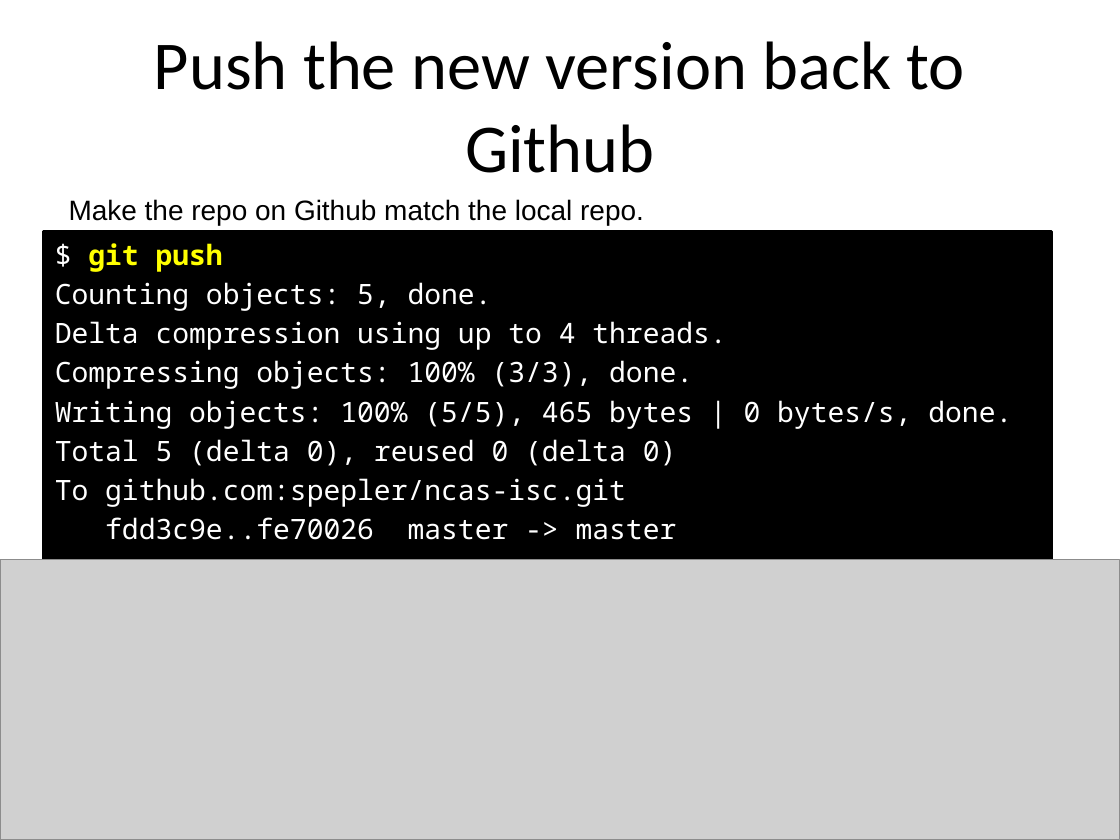
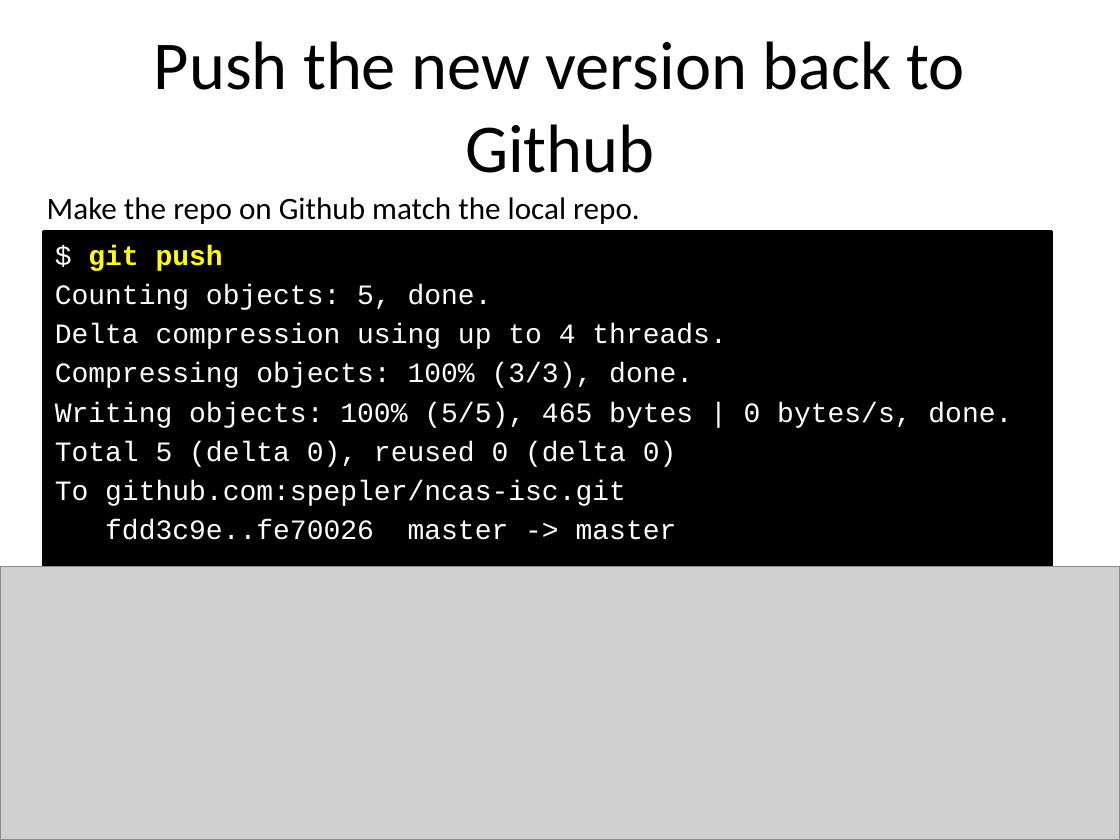
Before and after one commit to ncasuk/ncas-isc, a slide deck: slide 27 of shell/presentations/01_git2.pptx. Drawn at 1120x840 pixels with LibreOffice and Linux fonts; fonts in the diff are those of the drawing; grey boxes stand for pictures; background and template pictures are left out. Boxes give left, top, right and bottom in pixels: in the first picture for what was removed or moved away, otherwise in the second. Text is boxed around its words. In the diff, an @@ line names an element or a change of style, - is before the commit and + after.

Commit message:
Finished updating learning_python5 and changed shell presentations so that font matches python presentations

```diff
--- a/shell/presentations/01_git2.pptx
+++ b/shell/presentations/01_git2.pptx
@@ text "Make the repo on Github ...": place and size @@
-text "Make the repo on Github ..." at (69,199,644,225)
+text "Make the repo on Github ..." at (47,197,640,224)
@@ text "Make the repo on Github ..." at (47,197,640,224): size 18 to 20 pt, font Arial to Calibri @@
@@ text "$ git push" at (55,245,1012,540): font Noto Sans Mono to Courier New @@
@@ picture: place and size @@
-picture at (0,560,1120,840)
+picture at (0,567,1120,840)
```
Also in this commit, not shown: 14 other slides changed, 2 other files.
